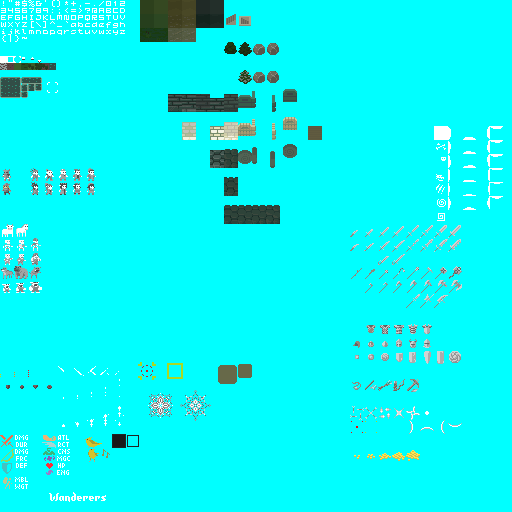
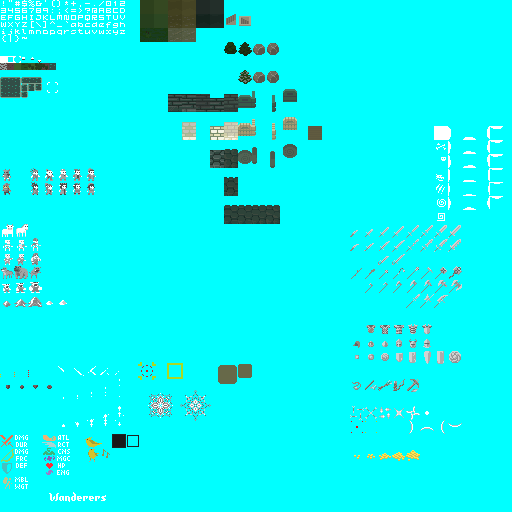
Layered file, before and after one edit (512px x 512px). Changes by layer:
painted on "Main" over [3, 297, 67, 307]
